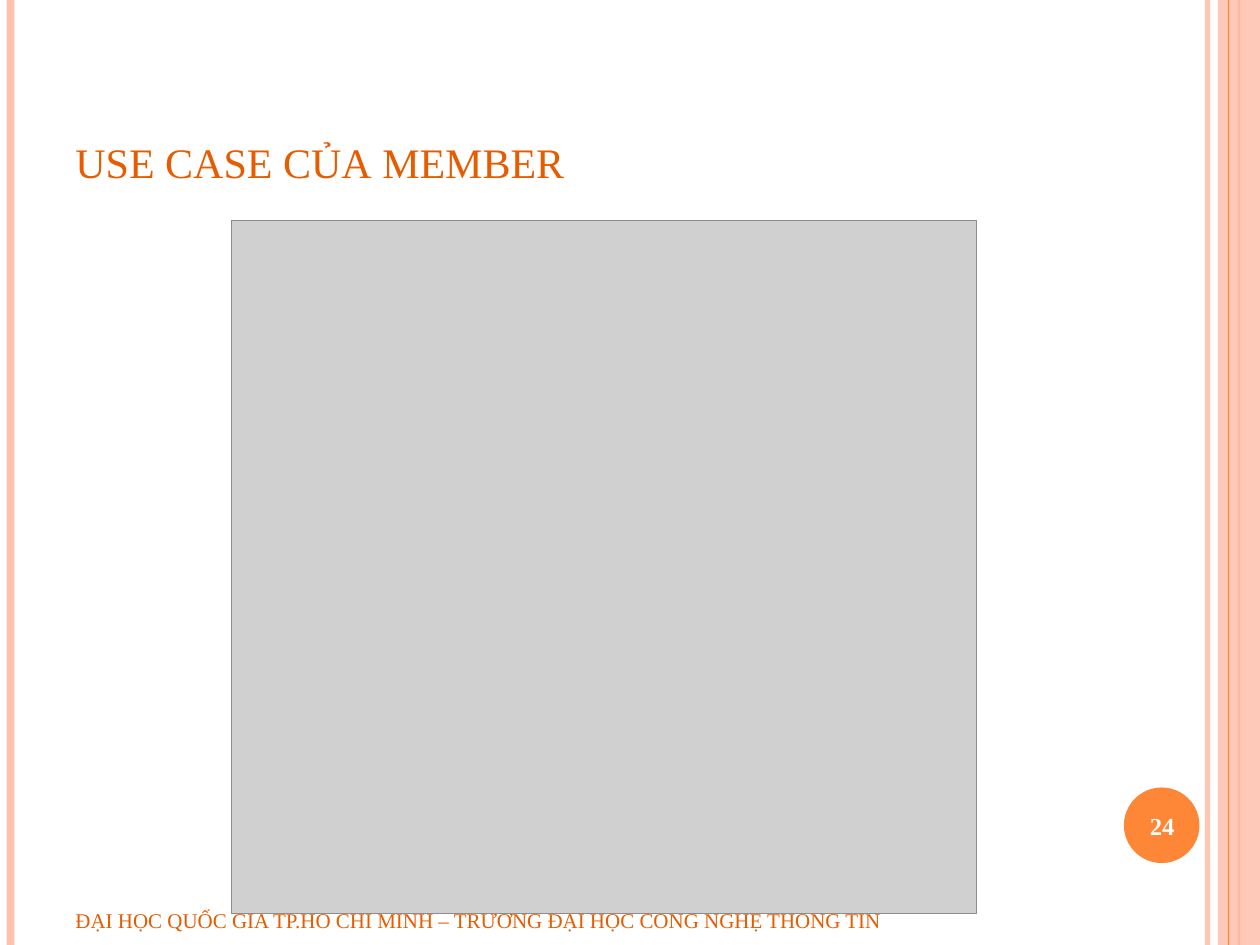
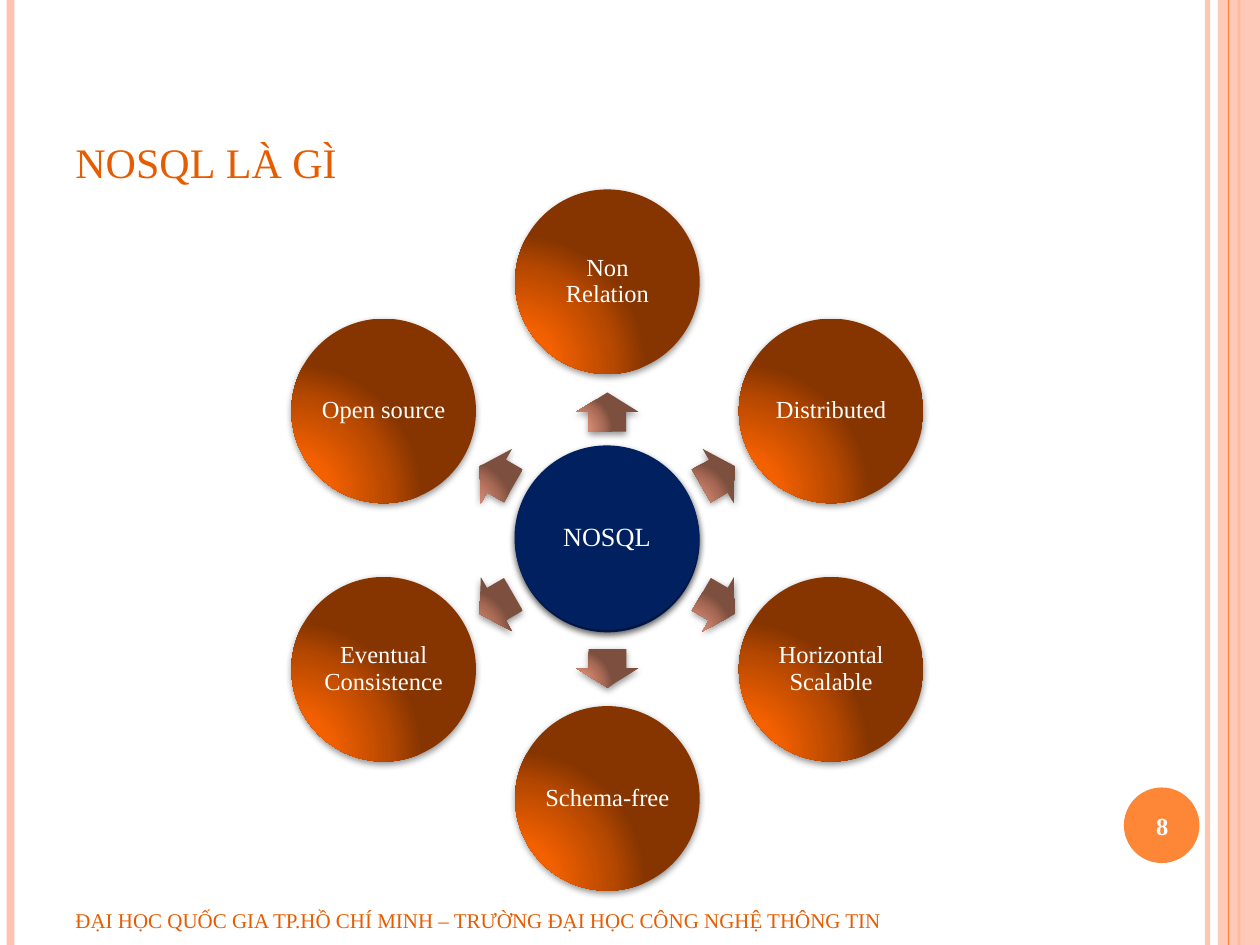
Before and after one commit to geovip/nosqlravendbuit, a slide deck: slide 8 of Document/slide bao cao.pptx (slide 24 before the commit). Drawn at 1260x945 pixels with LibreOffice and Linux fonts; fonts in the diff are those of the drawing; grey boxes stand for pictures; background and template pictures are left out. Boxes give left, top, right and bottom in pixels: in the first picture for what was removed or moved away, otherwise in the second. Text is boxed around its words. In the diff, an @@ line names an element or a change of style, - is before the commit and + after.

```diff
--- a/Document/slide bao cao.pptx
+++ b/Document/slide bao cao.pptx
@@ title at bbox=[75, 145, 336, 185]: text changed @@
-use case của member
+nosql là gì
@@ freeform shape added at bbox=[515, 189, 701, 374], fill gradient #FD6400 to #F46100 to #B74900 to #873600, 14 pt, text #FFFFFF @@
+Non Relation
@@ picture removed at bbox=[232, 220, 976, 914] @@
@@ freeform shape added at bbox=[291, 319, 476, 504], fill gradient #FD6400 to #F46100 to #B74900 to #873600, 14 pt, text #FFFFFF @@
+Open source
@@ freeform shape added at bbox=[738, 319, 924, 504], fill gradient #FD6400 to #F46100 to #B74900 to #873600, 14 pt, text #FFFFFF @@
+Distributed
@@ freeform shape added at bbox=[576, 392, 639, 432], fill gradient #E59579 to #DD9075 to #A86B55 to #7C4F3F @@
@@ freeform shape added at bbox=[464, 439, 530, 513], fill gradient #E59579 to #DD9075 to #A86B55 to #7C4F3F @@
@@ ellipse added at bbox=[514, 445, 699, 630], fill #002060 @@
@@ freeform shape added at bbox=[515, 447, 701, 633], fill #002060, 20 pt, text #FFFFFF @@
+RDBMS
@@ freeform shape added at bbox=[686, 439, 751, 513], fill gradient #E59579 to #DD9075 to #A86B55 to #7C4F3F @@
@@ text added at bbox=[563, 528, 650, 551], 15 pt, text #FFFFFF @@
+NOSQL
@@ freeform shape added at bbox=[464, 568, 530, 642], fill gradient #E59579 to #DD9075 to #A86B55 to #7C4F3F @@
@@ freeform shape added at bbox=[686, 568, 751, 642], fill gradient #E59579 to #DD9075 to #A86B55 to #7C4F3F @@
@@ freeform shape added at bbox=[291, 577, 476, 762], fill gradient #FD6400 to #F46100 to #B74900 to #873600, 14 pt, text #FFFFFF @@
+Eventual Consistence
@@ freeform shape added at bbox=[738, 577, 924, 762], fill gradient #FD6400 to #F46100 to #B74900 to #873600, 14 pt, text #FFFFFF @@
+Horizontal Scalable
@@ freeform shape added at bbox=[576, 648, 639, 687], fill gradient #E59579 to #DD9075 to #A86B55 to #7C4F3F @@
@@ freeform shape added at bbox=[515, 706, 701, 891], fill gradient #FD6400 to #F46100 to #B74900 to #873600, 14 pt, text #FFFFFF @@
+Schema-free
@@ page number at bbox=[1156, 818, 1168, 835]: text changed @@
-24
+8
```
Also in this commit, not shown: 10 other slides changed, 4 slides removed, 1 other file.
